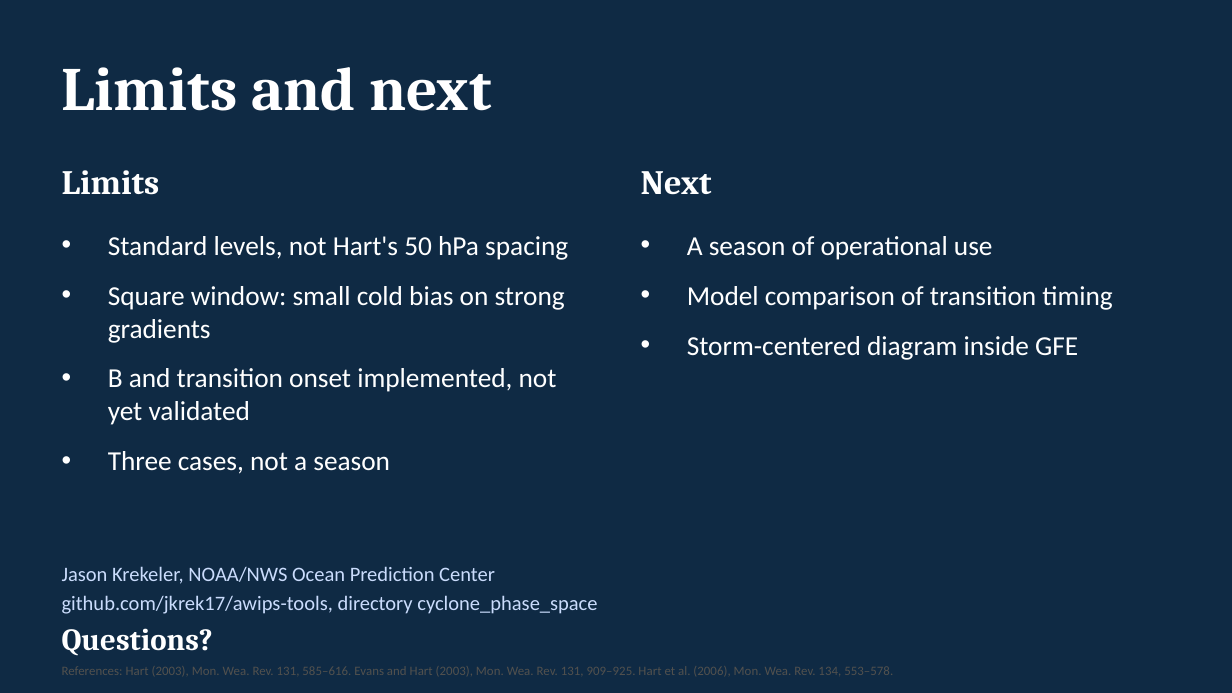
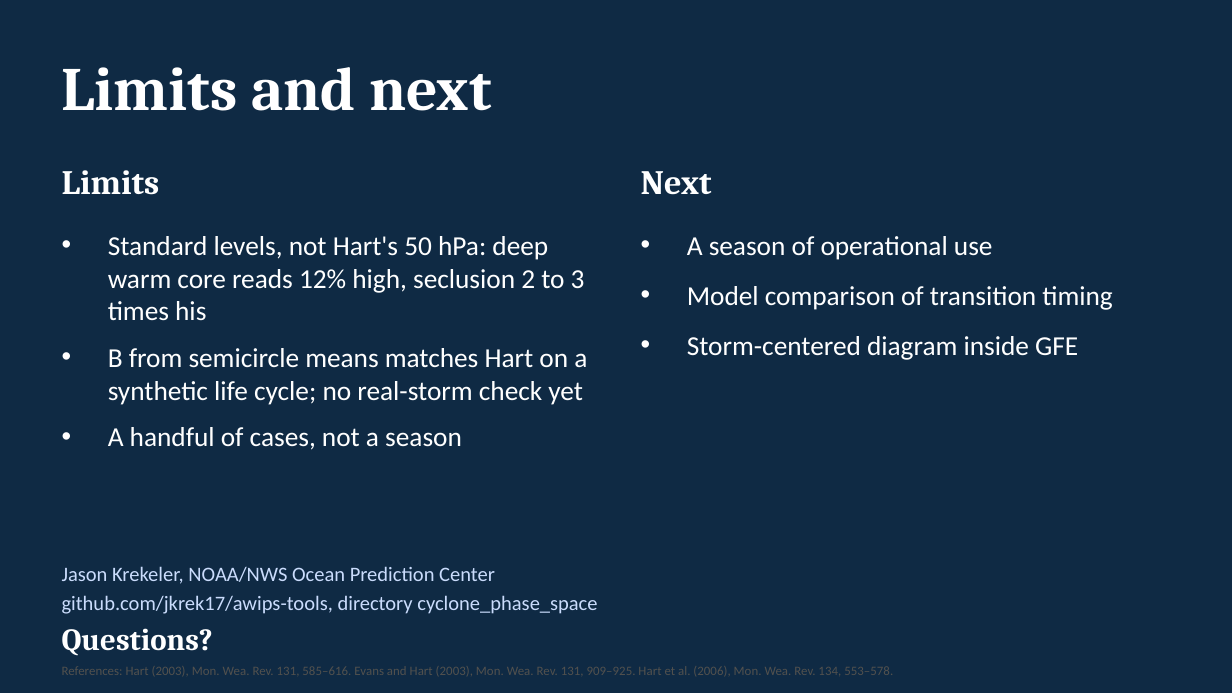
Before and after one commit to jkrek17/awips-tools, a slide deck: slide 10 of cyclone_phase_space/docs/TALK.pptx. Drawn at 1232x693 pixels with LibreOffice and Linux fonts; fonts in the diff are those of the drawing. Boxes give left, top, right and bottom in pixels: in the first picture for what was removed or moved away, otherwise in the second. Text is boxed around its words. In the diff, an @@ line names an element or a change of style, - is before the commit and + after.

```diff
--- a/cyclone_phase_space/docs/TALK.pptx
+++ b/cyclone_phase_space/docs/TALK.pptx
@@ text at (x1=108, y1=236, x2=587, y2=450): text changed @@
-• Standard levels, not Hart's 50 hPa spacing
-• Square window: small cold bias on strong gradients
-• B and transition onset implemented, not yet validated
-• Three cases, not a season
+• Standard levels, not Hart's 50 hPa: deep warm core reads 12% high, seclusion 2 to 3 times his
+• B from semicircle means matches Hart on a synthetic life cycle; no real-storm check yet
+• A handful of cases, not a season
```
Also in this commit, not shown: 1 other slide changed, 1 other file.
